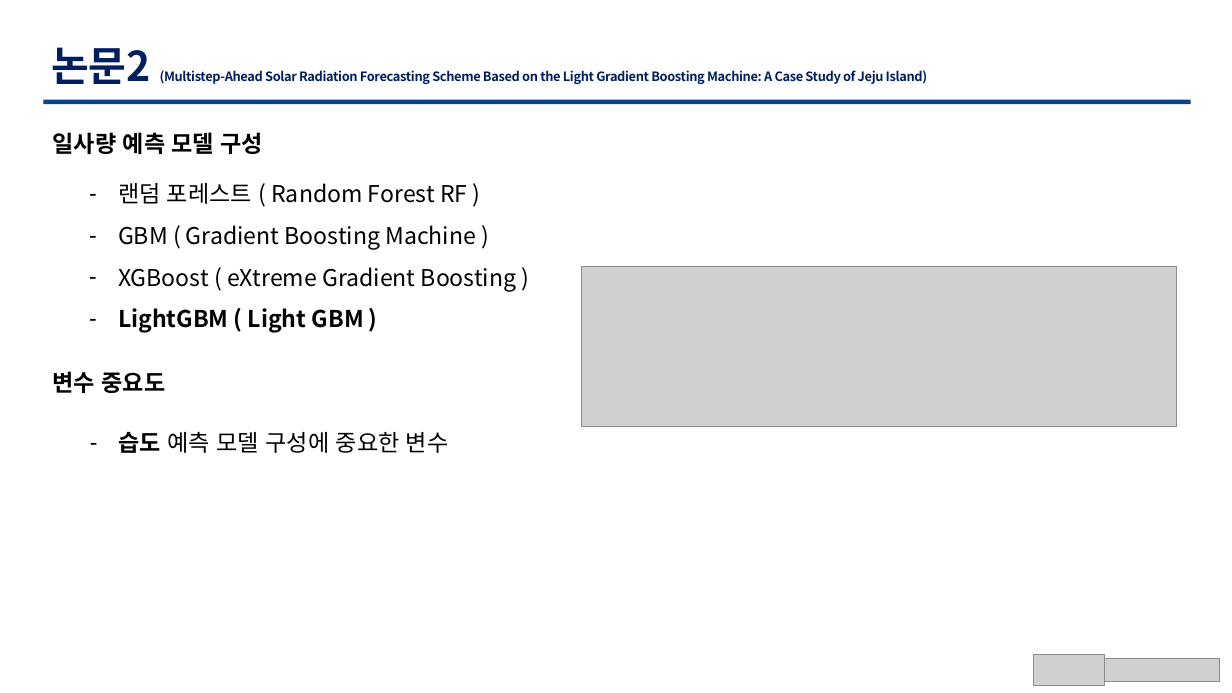
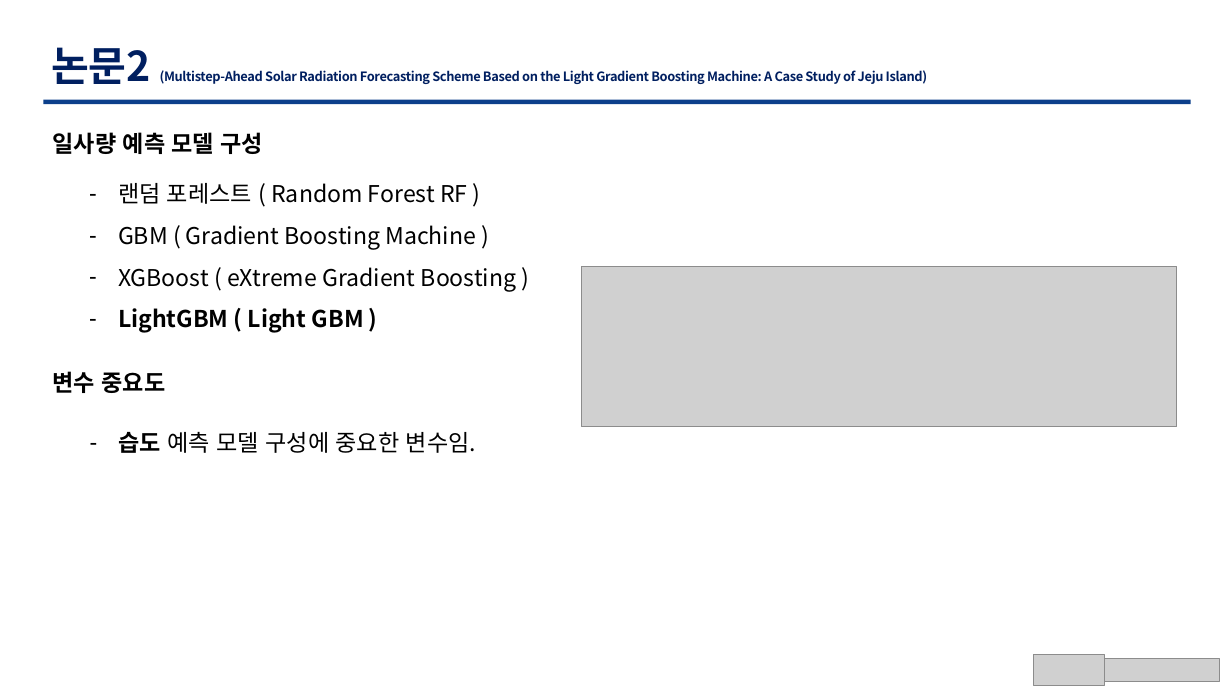
Before and after one commit to TaegyuHan/Solar_radiation_prediction_model, a slide deck: slide 9 of KICS_PT/[KICS] 동향 poster.pptx. Drawn at 1232x693 pixels with LibreOffice and Linux fonts; fonts in the diff are those of the drawing; grey boxes stand for pictures. Boxes give left, top, right and bottom in pixels: in the first picture for what was removed or moved away, otherwise in the second. Text is boxed around its words. In the diff, an @@ line names an element or a change of style, - is before the commit and + after.

```diff
--- a/KICS_PT/[KICS] 동향 poster.pptx
+++ b/KICS_PT/[KICS] 동향 poster.pptx
@@ text at bbox=[119, 432, 476, 453]: text changed @@
-– 습도 예측 모델 구성에 중요한 변수
+– 습도 예측 모델 구성에 중요한 변수임.
```
Also in this commit, not shown: 11 other slides changed, 1 slide removed.
